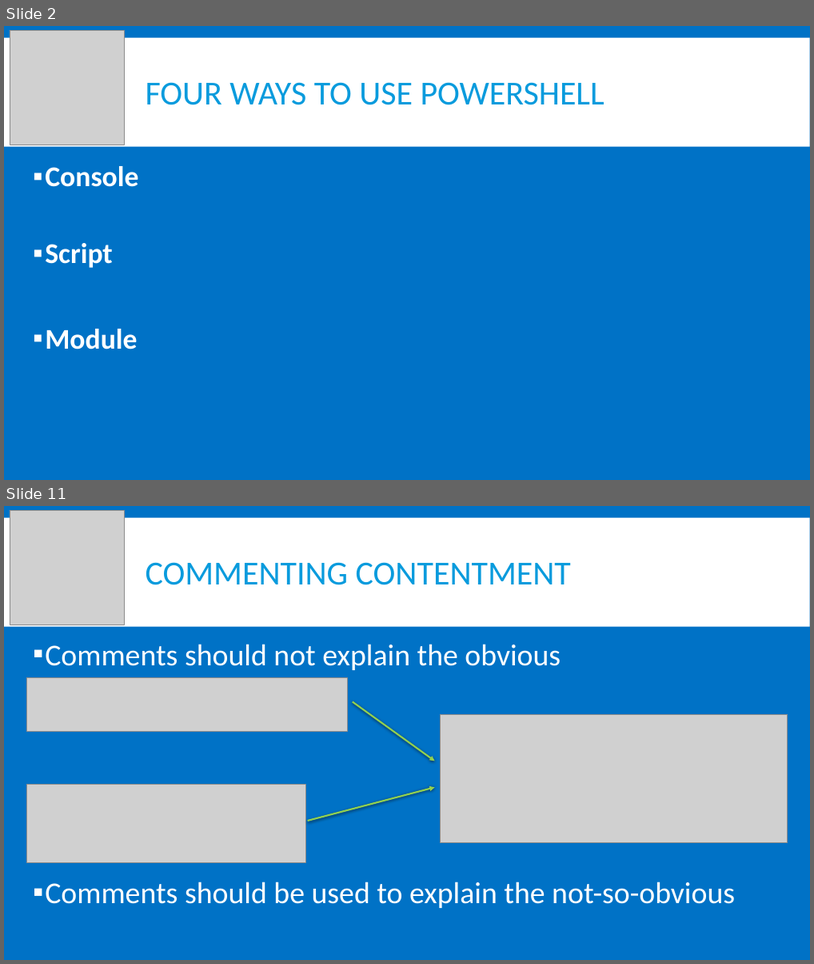
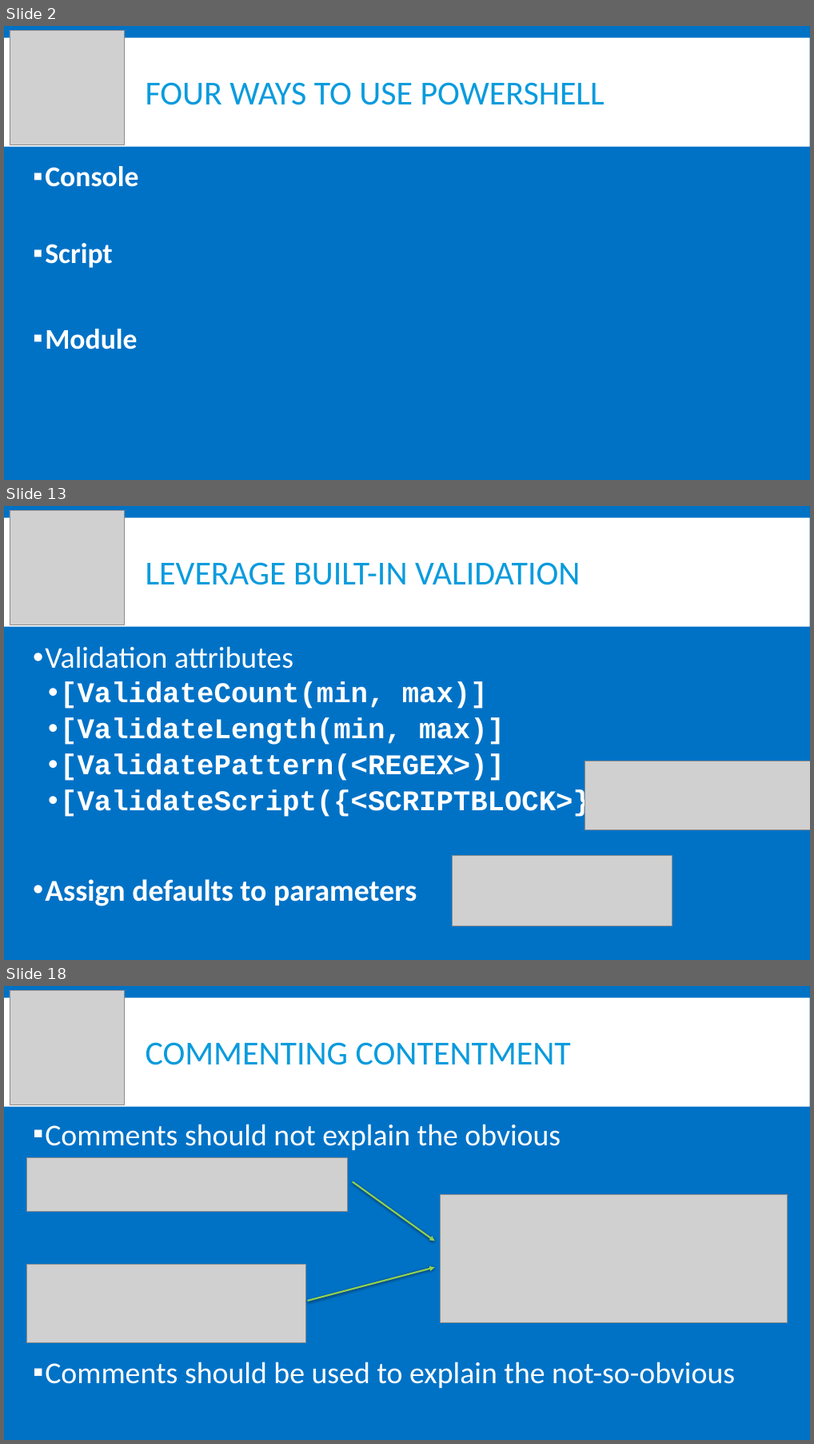
Before and after one commit to powershellorguk/Scotland, a slide deck: 2017/June/Coding For Strangers.pptx. Shown one above the other, each under a label of ours: slides 2 and 11 before the commit, slides 2, 13 and 18 after it; the slides between them are not shown. The pictures are 814x964 and 814x1444 pixels, drawn with LibreOffice and Linux fonts; fonts in the diff are those of the drawing; grey boxes stand for pictures. Boxes give left, top, right and bottom in pixels: in the first picture for what was removed or moved away, otherwise in the second. Text is boxed around its words. In the diff, an @@ line names an element or a change of style, - is before the commit and + after.

```diff
--- a/2017/June/Coding For Strangers.pptx
+++ b/2017/June/Coding For Strangers.pptx
@@ slide 13 added at (4, 506, 810, 960), background #0072C6; not listed: 1 template element that a slide beside it also shows @@
@@ picture added at (10, 510, 124, 624) @@
@@ title added at (146, 562, 580, 585), 40 pt, text #099BDD @@
+LEVERAGE BUILT-IN VALIDATION
@@ text added at (45, 646, 624, 906), 34 pt, text #FFFFFF, bold @@
+• Validation attributes
+  • [ValidateCount(min, max)]
+  • [ValidateLength(min, max)]
+  • [ValidatePattern(<REGEX>)]
+  • [ValidateScript({<SCRIPTBLOCK>})]
+• Assign defaults to parameters
@@ picture added at (586, 760, 810, 830) @@
@@ picture added at (452, 855, 673, 926) @@
@@ what was slide 11 is now slide 18 @@
```
Also in this commit, not shown: 7 slides changed, 12 other slides added, 4 slides removed, 1 other file.
